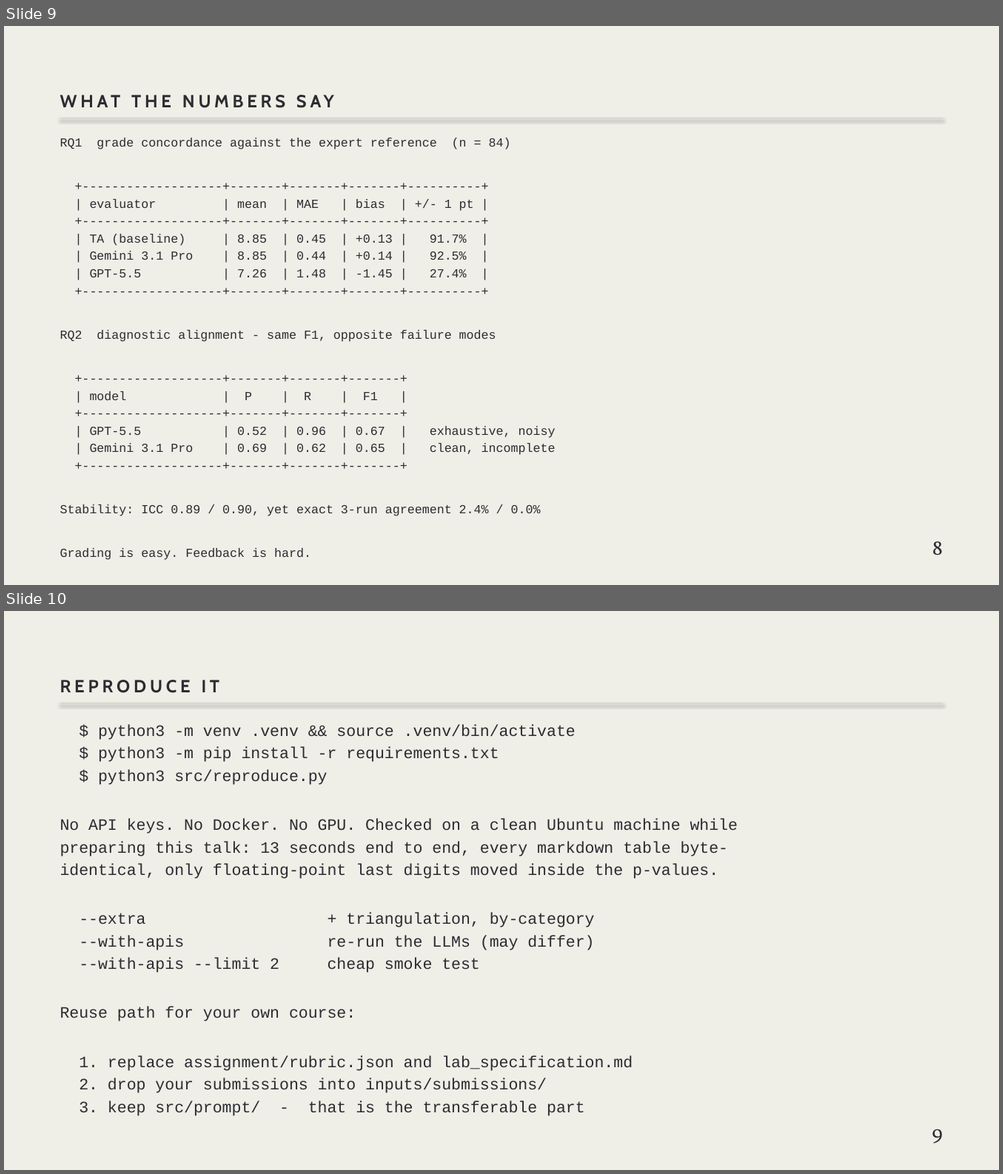
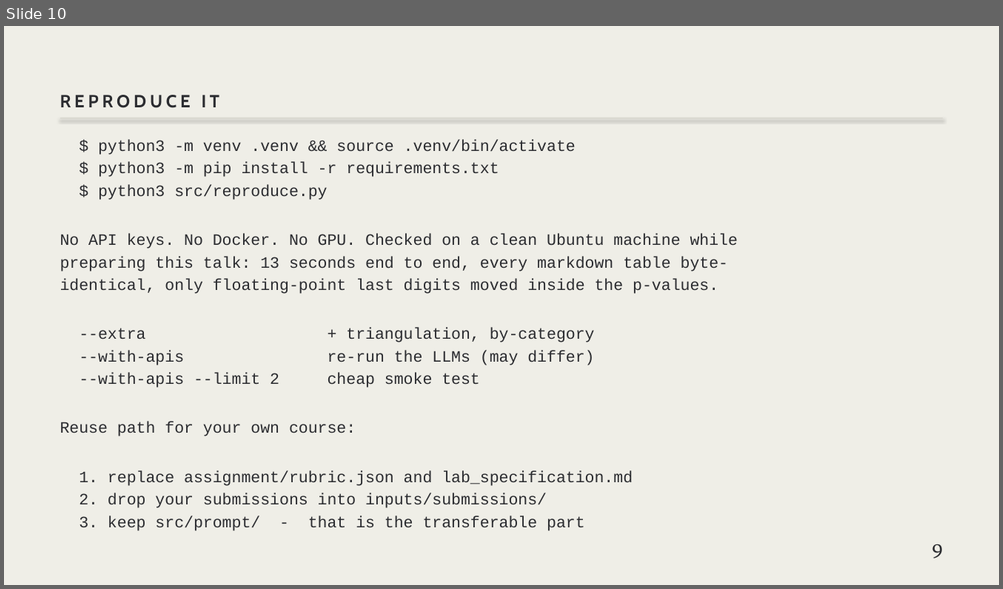
Before and after one commit to elipcs/grading-is-easy-feedback-is-hard, a slide deck: docs/presentation/slides.pptx. Shown one above the other, each under a label of ours: slides 9 and 10 before the commit, slide 10 after it. The pictures are 1003x1174 and 1003x589 pixels, drawn with LibreOffice and Linux fonts; fonts in the diff are those of the drawing. Boxes give left, top, right and bottom in pixels: in the first picture for what was removed or moved away, otherwise in the second. Text is boxed around its words. In the diff, an @@ line names an element or a change of style, - is before the commit and + after.

```diff
--- a/docs/presentation/slides.pptx
+++ b/docs/presentation/slides.pptx
@@ slide 9 removed at (4,26,999,585), background #EFEEE7 @@
@@ text removed at (60,64,942,111) @@
-WHAT THE NUMBERS SAY
@@ line removed from (60, 118) to (942, 118) @@
@@ text removed at (60,138,555,517) @@
-RQ1 grade concordance against the expert reference (n = 84)
-+-------------------+-------+-------+-------+----------+
-| evaluator | mean | MAE | bias | +/- 1 pt |
-+-------------------+-------+-------+-------+----------+
-| TA (baseline) | 8.85 | 0.45 | +0.13 | 91.7% |
-| Gemini 3.1 Pro | 8.85 | 0.44 | +0.14 | 92.5% |
-| GPT-5.5 | 7.26 | 1.48 | -1.45 | 27.4% |
-+-------------------+-------+-------+-------+----------+
-RQ2 diagnostic alignment - same F1, opposite failure modes
-+-------------------+-------+-------+-------+
-| model | P | R | F1 |
-+-------------------+-------+-------+-------+
-| GPT-5.5 | 0.52 | 0.96 | 0.67 | exhaustive, noisy
-| Gemini 3.1 Pro | 0.69 | 0.62 | 0.65 | clean, incomplete
-+-------------------+-------+-------+-------+
-Stability: ICC 0.89 / 0.90, yet exact 3-run agreement 2.4% / 0.0%
-Grading is easy. Feedback is hard.
@@ text removed at (932,542,942,556) @@
-8
```
Also in this commit, not shown: 7 slides changed, 1 slide added, 3 other files.
